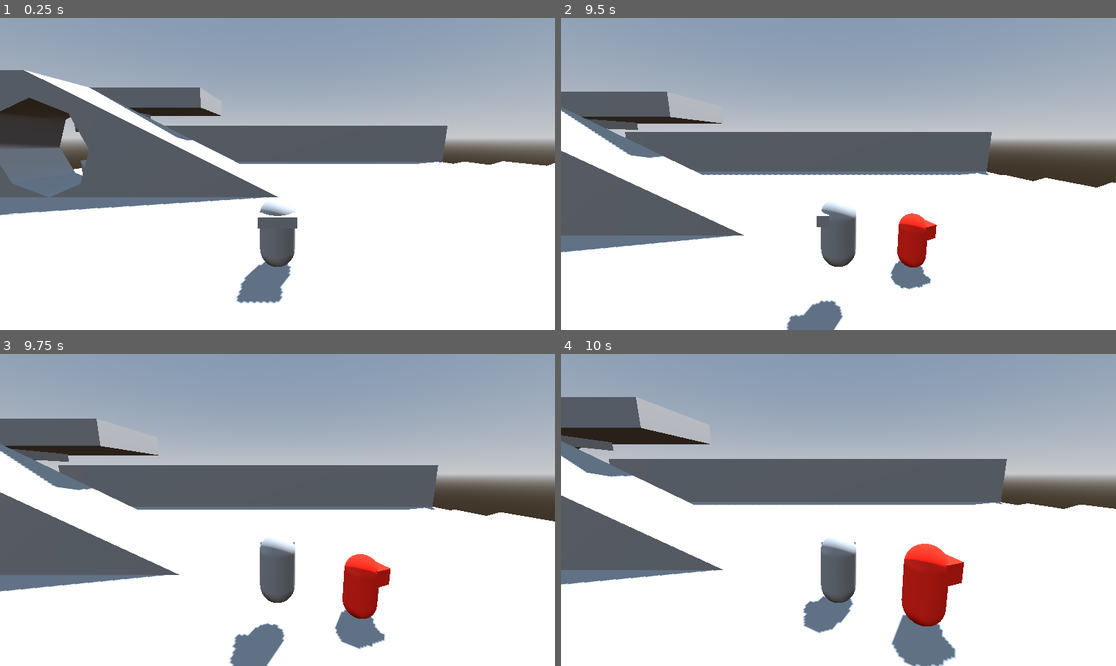
Above: before the commit, frames 1-4 (two rows, left to right).
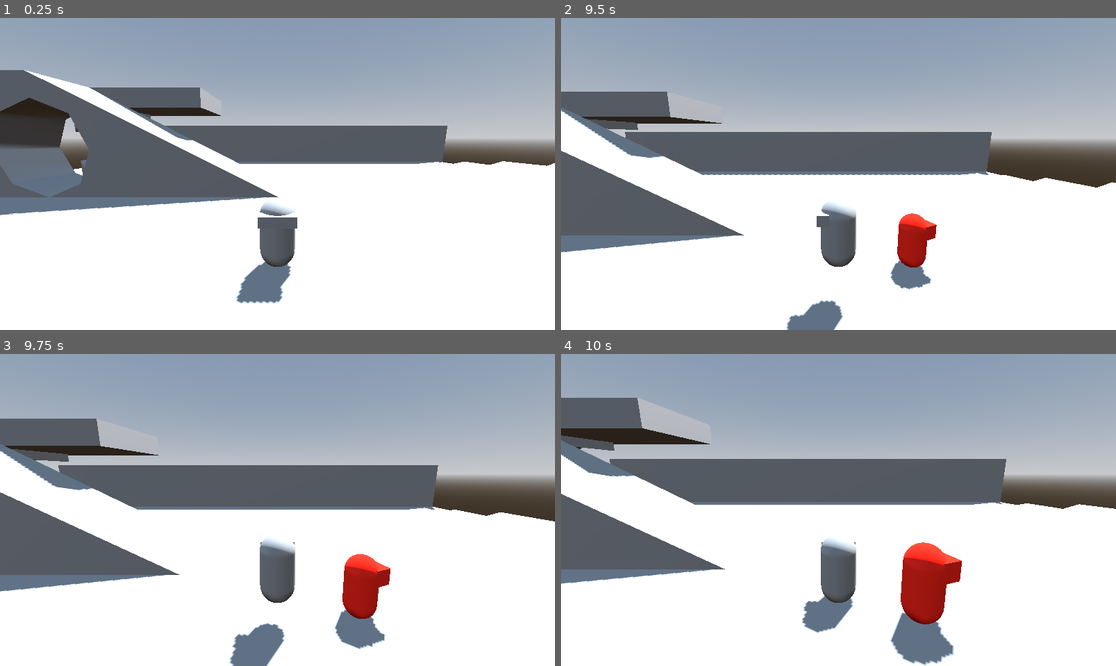
Above: after the commit, the same moments.

Repository: hhhhhhhh1233/BubbleGameJam
Game: Godot game, scene res://test_level.tscn
Same seed, same stepped clock (60 frames per second), same inputs: the game is played once before the commit and once after it.
Inputs (mouse positions are in pixels of both pictures, inside the frame that each line leads up to):
- Up to frame 1 (0.25 s): no input
- Up to frame 2 (9.5 s): move the mouse to (810, 236) at 0.52 s; hold W (forward) 0.53-2.03 s; right-click (810, 236) at 0.6 s; tap Space (jump) at 0.77, 1.52, 3.02, 3.77, 4.52, 6.02, 6.77, 7.52, 9.02 s; move the mouse to (1005, 220) at 1.27 s; click (1005, 220) at 1.35 s; move the mouse to (672, 127) at 2.02 s; hold A (left) 2.03-3.53 s; right-click (672, 127) at 2.1 s; move the mouse to (866, 174) at 2.77 s; click (866, 174) at 2.85 s; move the mouse to (755, 96) at 3.52 s; hold S (back) 3.53-4.28 s; right-click (755, 96) at 3.6 s; move the mouse to (960, 158) at 4.27 s; hold D (right) 4.28-5.03 s; click (960, 158) at 4.35 s; move the mouse to (727, 189) at 5.02 s; hold W (forward) 5.03-5.78 s; right-click (727, 189) at 5.1 s; move the mouse to (894, 105) at 5.77 s; hold D (right) 5.78-8.03 s; click (894, 105) at 5.85 s; move the mouse to (810, 236) at 6.52 s; right-click (810, 236) at 6.6 s; move the mouse to (1005, 220) at 7.27 s; click (1005, 220) at 7.35 s; move the mouse to (672, 127) at 8.02 s; hold S (back) 8.03-8.78 s; right-click (672, 127) at 8.1 s; move the mouse to (866, 174) at 8.77 s; hold A (left) from 8.78 s (still down); click (866, 174) at 8.85 s
- Up to frame 3 (9.75 s): move the mouse to (194, 432) at 9.52 s; release A (left) at 9.53 s; hold W (forward) from 9.53 s (still down); right-click (194, 432) at 9.6 s
- Up to frame 4 (10 s): keep holding W (forward); tap Space (jump) at 9.77 s

Frames 1-3 are identical in both runs. In frame 4, 1.2% of the frame differs, in the area x 0-94%, y 13-100%.

Commit message:
FEAT: death

Diff:
--- a/Player.gd
+++ b/Player.gd
@@ -4,6 +4,8 @@
 @export var camera:Camera3D
 @export var springArm:SpringArm3D
 @export var bubbleHitForceMultiplier = 35
+@export var healthComponent:HealthComponent
+
 
 @export var BubbledEnemyScene : PackedScene
 
@@ -23,8 +25,8 @@
 	pass
 
 func _physics_process(delta: float) -> void:
-
-
+	if healthComponent.health <= 0:
+		return
 	# Add the gravity.
 	if not is_on_floor():
 		velocity += get_gravity() * delta
--- a/player.tscn
+++ b/player.tscn
@@ -18,12 +18,13 @@
 
 [sub_resource type="BoxMesh" id="BoxMesh_qpckj"]
 
-[node name="Player" type="CharacterBody3D" node_paths=PackedStringArray("camera", "springArm")]
+[node name="Player" type="CharacterBody3D" node_paths=PackedStringArray("camera", "springArm", "healthComponent")]
 collision_layer = 2
 collision_mask = 5
 script = ExtResource("1_wc8xc")
 camera = NodePath("SpringArm3D/Camera3D")
 springArm = NodePath("SpringArm3D")
+healthComponent = NodePath("HealthComponent")
 BubbledEnemyScene = ExtResource("2_b8svv")
 
 [node name="CollisionShape3D" type="CollisionShape3D" parent="."]
